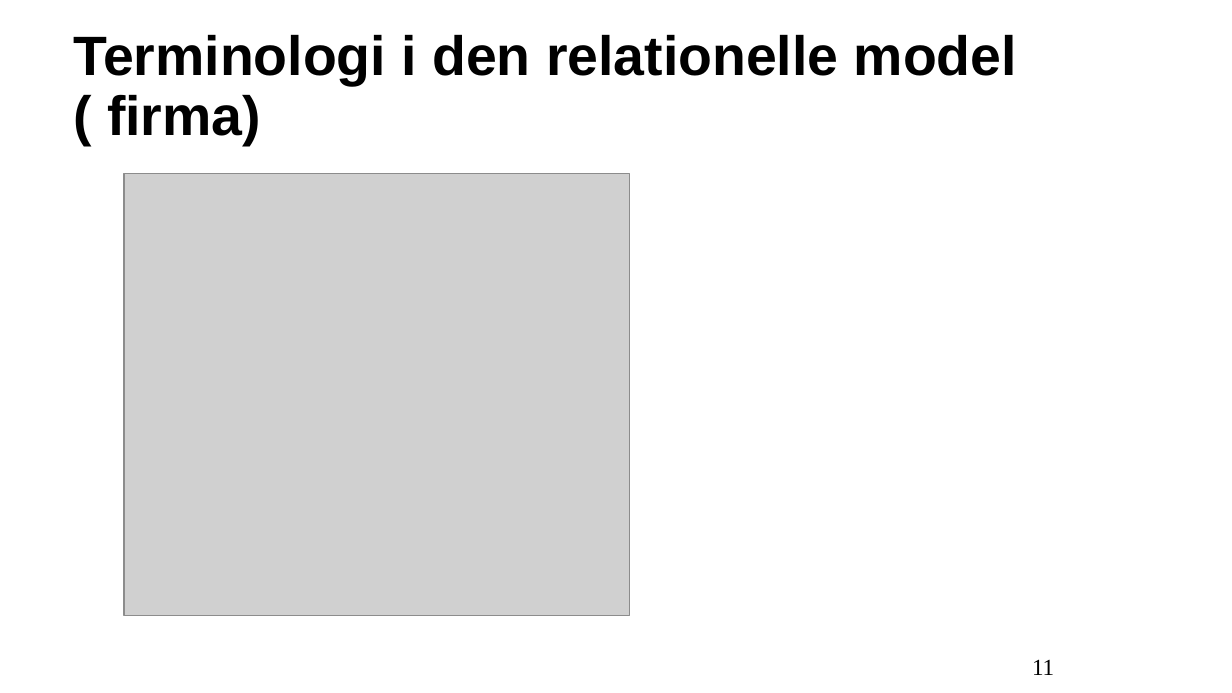
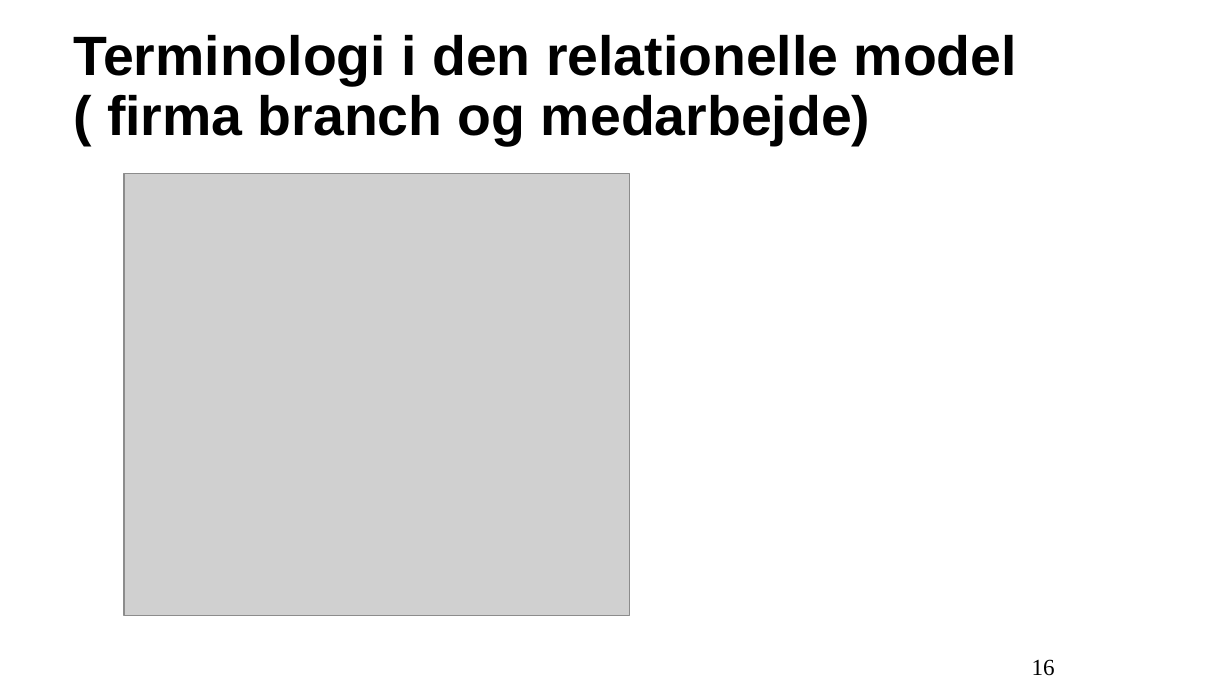
Before and after one commit to xiaoleibi/DMU26, a slide deck: slide 16 of DBPPT/DB Gang1Intro_mandag.pptx (slide 11 before the commit). Drawn at 1232x693 pixels with LibreOffice and Linux fonts; fonts in the diff are those of the drawing; grey boxes stand for pictures. Boxes give left, top, right and bottom in pixels: in the first picture for what was removed or moved away, otherwise in the second. Text is boxed around its words. In the diff, an @@ line names an element or a change of style, - is before the commit and + after.

```diff
--- a/DBPPT/DB Gang1Intro_mandag.pptx
+++ b/DBPPT/DB Gang1Intro_mandag.pptx
@@ title at (73, 34, 1017, 145): text changed @@
-Terminologi i den relationelle model
-( firma)
+Terminologi i den relationelle model
+( firma branch og medarbejde)
@@ page number at (1032, 659, 1055, 676): text changed @@
-11
+16
```
Also in this commit, not shown: 13 other slides changed, 14 slides added, 4 slides removed.
